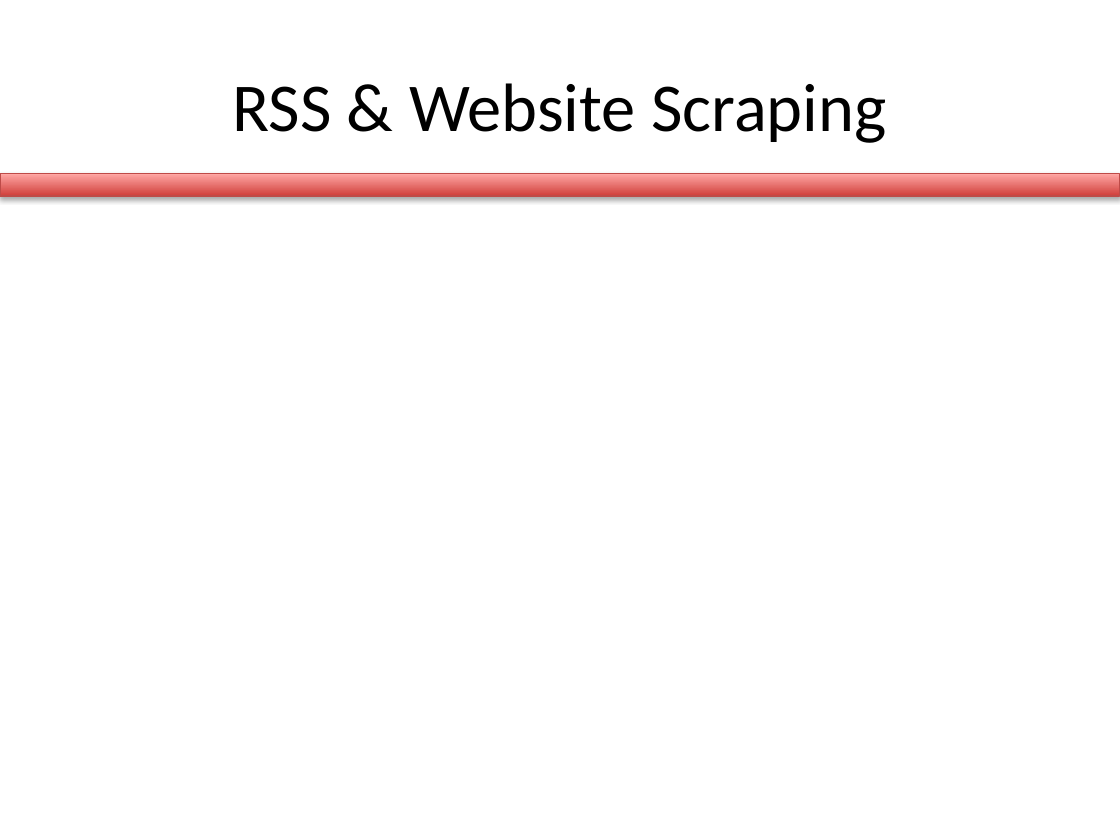
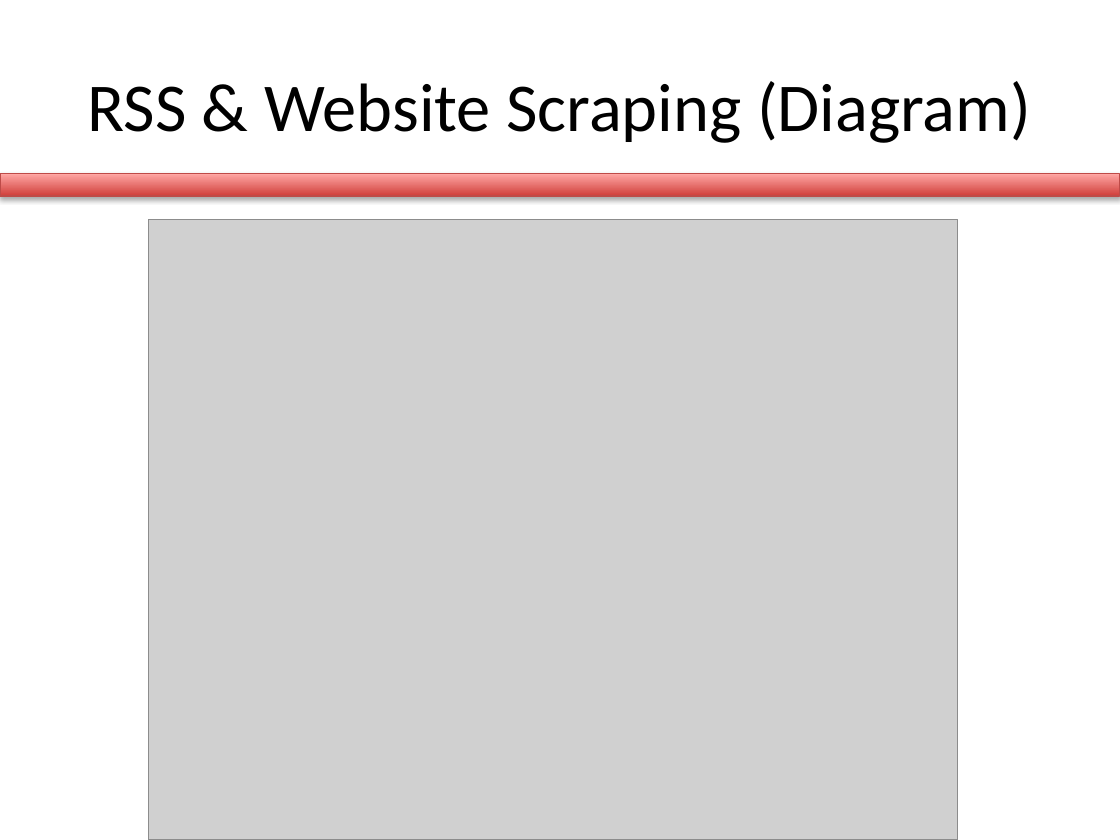
Before and after one commit to briantoth/Sun-in-the-City, a slide deck: slide 17 of se_process/milestone1/milestone1.pptx (slide 16 before the commit). Drawn at 1120x840 pixels with LibreOffice and Linux fonts; fonts in the diff are those of the drawing; grey boxes stand for pictures. Boxes give left, top, right and bottom in pixels: in the first picture for what was removed or moved away, otherwise in the second. Text is boxed around its words. In the diff, an @@ line names an element or a change of style, - is before the commit and + after.

```diff
--- a/se_process/milestone1/milestone1.pptx
+++ b/se_process/milestone1/milestone1.pptx
@@ title at (87,81,1031,143): text changed @@
-RSS & Website Scraping
+RSS & Website Scraping (Diagram)
@@ picture added at (148,220,958,840) @@
```
Also in this commit, not shown: 1 slide added, 2 other files.
